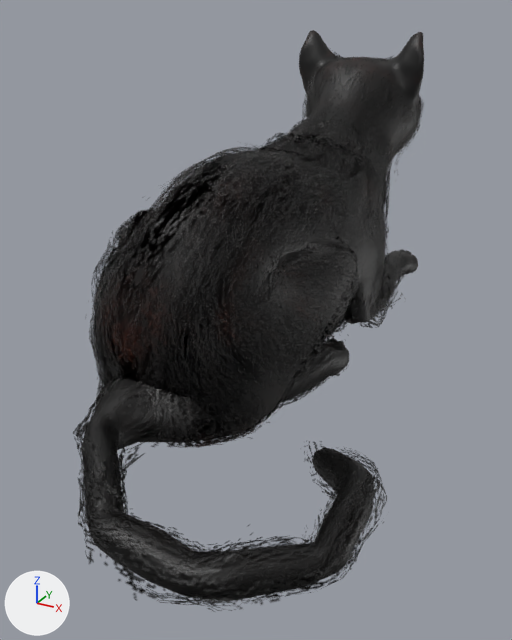
The glTF model public/cat/cat.glb: old version first, new version second.
Camera for both pictures: a 50 mm camera at (0.305, -0.712, 0.32) aimed at (0.016, -0.187, 0.057). The lights are fixed; the arrows at lower left show +X, +Y and +Z. Where no turn or scale is listed for an object, it has been applied to the vertices.

Before the edit, the objects in view are built like this:
```python
me_basecolor_white_mail_lion_lion_9_making_mail_hair___new_hai_001 = bpy.data.meshes.new('BaseColor_white mail lion_lion 9(making mail hair )_new hai.001')
me_basecolor_white_mail_lion_lion_9_making_mail_hair___new_hai_001.from_pydata(...)  # 9426 vertices, 13138 faces; spans x -0.129..0.202, y -0.469..0.19, z -0.034..0.283
me_basecolor_white_mail_lion_lion_9_making_mail_hair___new_hai_001.materials.append(mat_cat_fur__001)  # picture img_cat_fur__001_basecolor
me_mesh_001_cat_body_0 = bpy.data.meshes.new('Mesh.001_cat body_0')
me_mesh_001_cat_body_0.from_pydata(...)  # 6259 vertices, 12304 faces; spans x -0.11..0.188, y -0.457..0.192, z -0.014..0.297
me_mesh_001_cat_body_0.materials.append(mat_cat_body)  # picture img_cat_body_basecolor
ob_object_197 = bpy.data.objects.new('Object_197', me_basecolor_white_mail_lion_lion_9_making_mail_hair___new_hai_001)
ob_object_197.location = (0.0, 0.0, 0.0)
ob_object_199 = bpy.data.objects.new('Object_199', me_mesh_001_cat_body_0)
ob_object_199.location = (0.0, 0.0, 0.0)
```
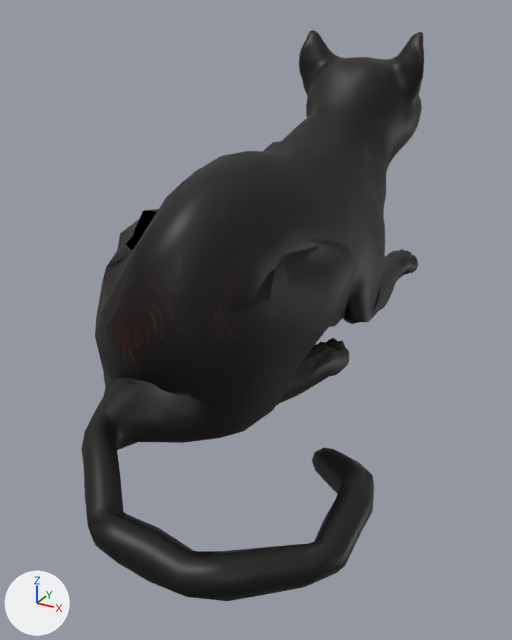
Changed parts and their boxes (x1, y1, x2, y2) in the pictures (512 x 640 px):
'Object_197', deleted (black): before (73, 52, 424, 612)

Edits to the bpy script that builds the scene:
```text
Remove ob_object_197:
    ob_object_197 = bpy.data.objects.new('Object_197', me_basecolor_white_mail_lion_lion_9_making_mail_hair___new_hai_001)
    ob_object_197.location = (0.0, 0.0, 0.0)
```
